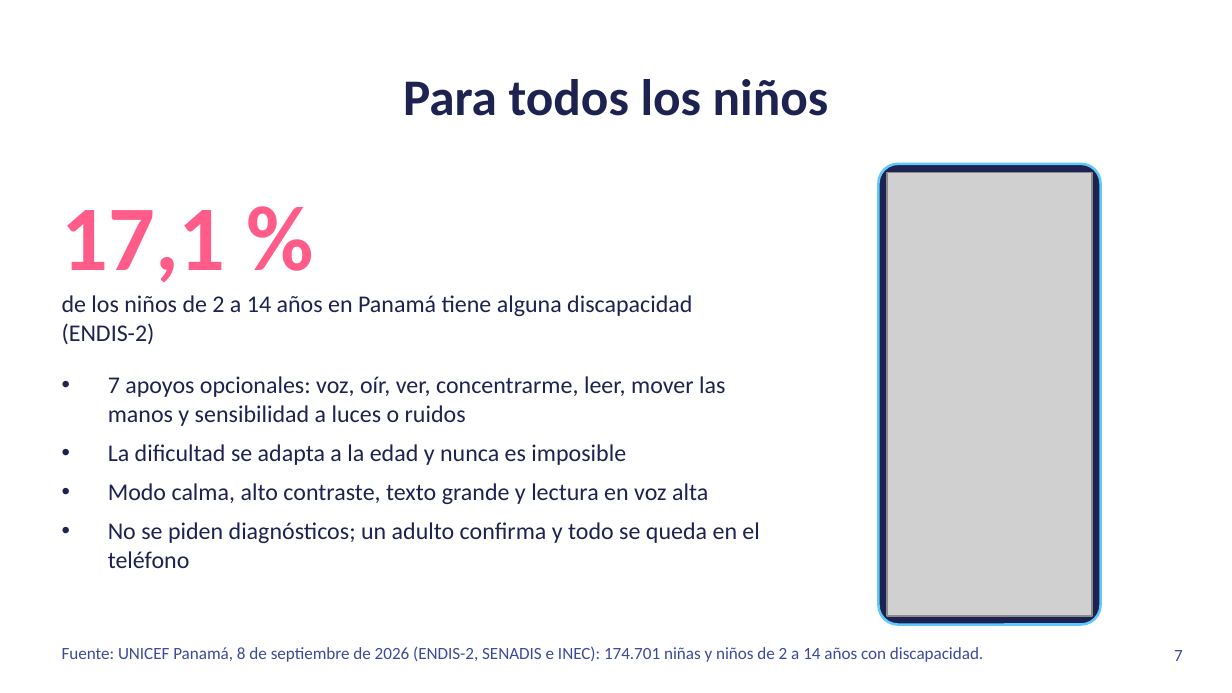
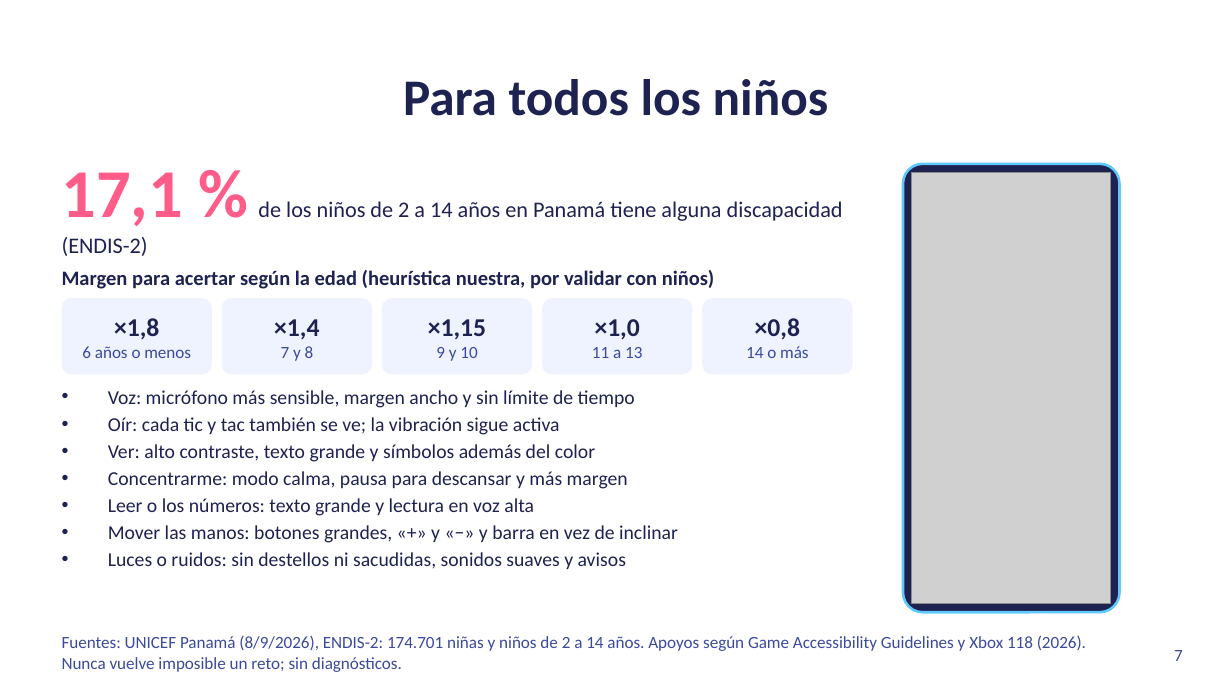
Before and after one commit to danielvaldess/chispa-lab, a slide deck: slide 7 of docs/presentacion/Chispa-Lab-hack4edu-2026.pptx. Drawn at 1232x693 pixels with LibreOffice and Linux fonts; fonts in the diff are those of the drawing; grey boxes stand for pictures. Boxes give left, top, right and bottom in pixels: in the first picture for what was removed or moved away, otherwise in the second. Text is boxed around its words. In the diff, an @@ line names an element or a change of style, - is before the commit and + after.

Commit message:
docs(presentacion): diapositivas y guion con las fuentes nuevas, nombres del equipo y respuestas para el jurado

```diff
--- a/docs/presentacion/Chispa-Lab-hack4edu-2026.pptx
+++ b/docs/presentacion/Chispa-Lab-hack4edu-2026.pptx
@@ text at box(62, 172, 843, 256): text changed; size 14 to 13 pt @@
-17,1 %
-de los niños de 2 a 14 años en Panamá tiene alguna discapacidad (ENDIS-2)
+17,1 % de los niños de 2 a 14 años en Panamá tiene alguna discapacidad (ENDIS-2)
@@ rounded rectangle: place and size @@
-rounded rectangle at box(878, 164, 1100, 625)
+rounded rectangle at box(903, 164, 1120, 612)
@@ rounded rectangle at box(903, 164, 1120, 612): proportions changed @@
@@ picture: place and size @@
-picture at box(887, 172, 1092, 616)
+picture at box(912, 172, 1111, 604)
@@ text added at box(62, 270, 715, 289), 12 pt, text #1D2250, bold @@
+Margen para acertar según la edad (heurística nuestra, por validar con niños)
@@ rounded rectangle added at box(62, 298, 212, 375), fill #EEF3FF, 10 pt, text #3B4A9B @@
+×1,8
+6 años o menos
@@ rounded rectangle added at box(222, 298, 372, 375), fill #EEF3FF, 15 pt, text #1D2250, bold @@
+×1,4
+7 y 8
@@ rounded rectangle added at box(382, 298, 532, 375), fill #EEF3FF, 15 pt, text #1D2250, bold @@
+×1,15
+9 y 10
@@ rounded rectangle added at box(542, 298, 692, 375), fill #EEF3FF, 10 pt, text #3B4A9B @@
+×1,0
+11 a 13
@@ rounded rectangle added at box(702, 298, 853, 375), fill #EEF3FF, 10 pt, text #3B4A9B @@
+×0,8
+14 o más
@@ text removed at box(108, 376, 759, 568) @@
-• 7 apoyos opcionales: voz, oír, ver, concentrarme, leer, mover las manos y sensibilidad a luces o ruidos
-• La dificultad se adapta a la edad y nunca es imposible
-• Modo calma, alto contraste, texto grande y lectura en voz alta
-• No se piden diagnósticos; un adulto confirma y todo se queda en el teléfono
@@ text added at box(108, 390, 678, 569), 11.5 pt, text #1D2250 @@
+• Voz: micrófono más sensible, margen ancho y sin límite de tiempo
+• Oír: cada tic y tac también se ve; la vibración sigue activa
+• Ver: alto contraste, texto grande y símbolos además del color
+• Concentrarme: modo calma, pausa para descansar y más margen
+• Leer o los números: texto grande y lectura en voz alta
+• Mover las manos: botones grandes, «+» y «−» y barra en vez de inclinar
+• Luces o ruidos: sin destellos ni sacudidas, sonidos suaves y avisos
@@ text at box(62, 635, 1086, 672): text changed @@
-Fuente: UNICEF Panamá, 8 de septiembre de 2026 (ENDIS-2, SENADIS e INEC): 174.701 niñas y niños de 2 a 14 años con discapacidad.
+Fuentes: UNICEF Panamá (8/9/2026), ENDIS-2: 174.701 niñas y niños de 2 a 14 años. Apoyos según Game Accessibility Guidelines y Xbox 118 (2026). Nunca vuelve imposible un reto; sin diagnósticos.
```
Also in this commit, not shown: 5 other slides changed, 5 other files.
